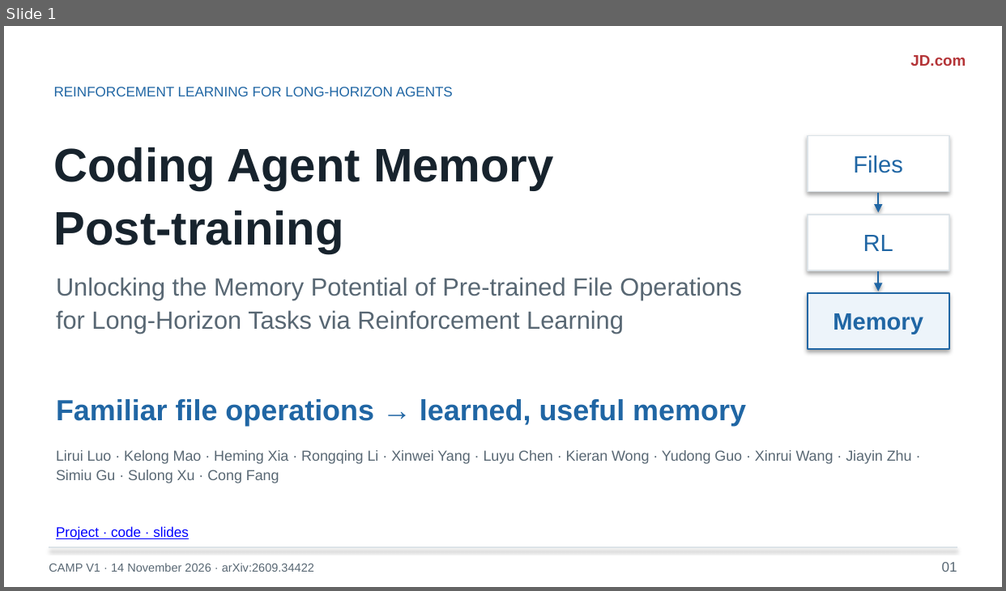
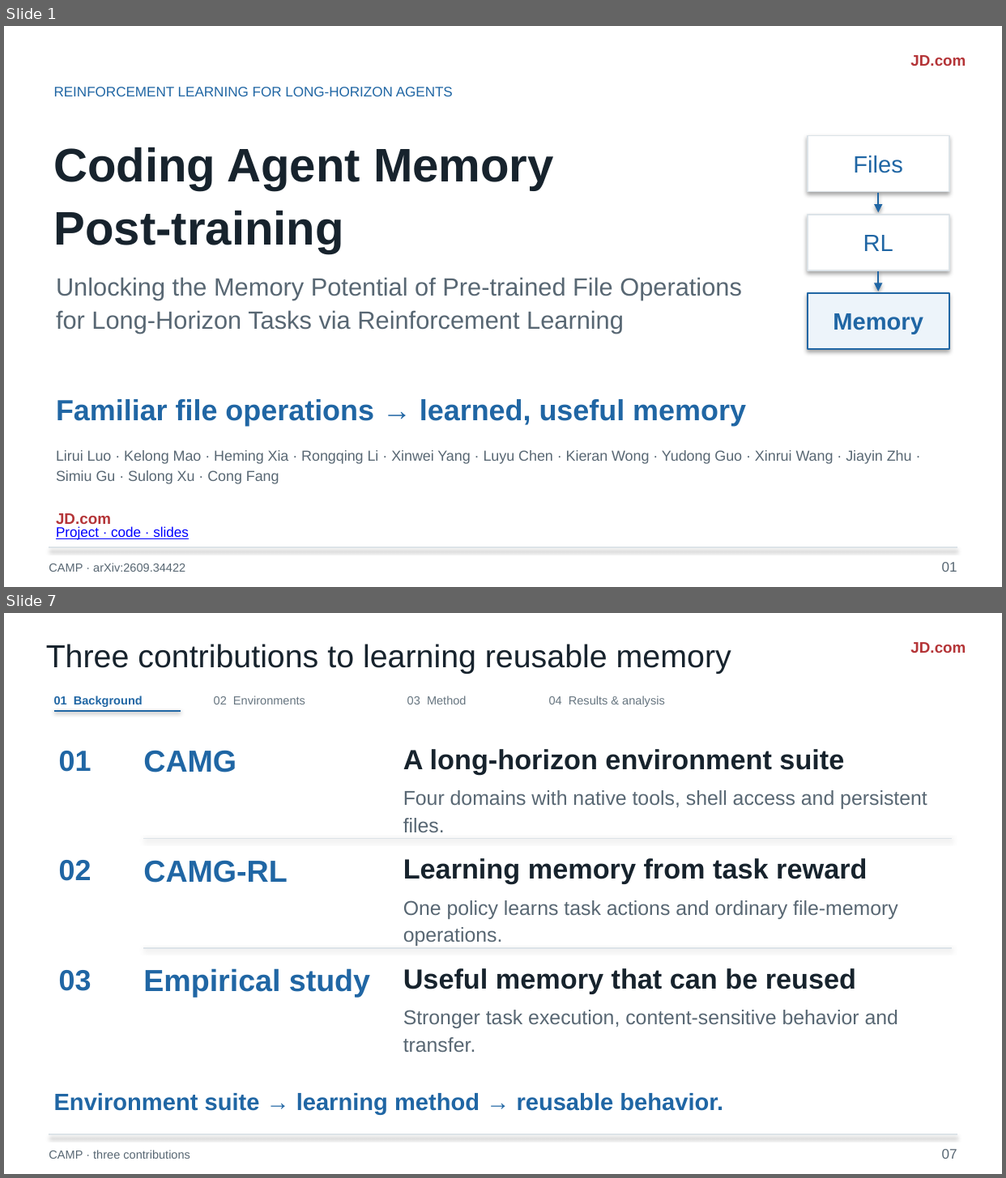
Before and after one commit to liruiluo/agentmemorygym, a slide deck: assets/slides/coding-agent-memory-post-training-slides.pptx. Shown one above the other, each under a label of ours: slide 1 before the commit, slides 1 and 7 after it; the slides between them are not shown. The pictures are 1006x591 and 1006x1178 pixels, drawn with LibreOffice and Linux fonts; fonts in the diff are those of the drawing. Boxes give left, top, right and bottom in pixels: in the first picture for what was removed or moved away, otherwise in the second. Text is boxed around its words. In the diff, an @@ line names an element or a change of style, - is before the commit and + after.

Commit message:
Build the CAMP talk around motivation, contributions and the research story

```diff
--- a/assets/slides/coding-agent-memory-post-training-slides.pptx
+++ b/assets/slides/coding-agent-memory-post-training-slides.pptx
@@ slide 7 added at <box>4,613,1002,1174</box>, background #FFFFFF @@
@@ text added at <box>46,644,731,673</box>, 23 pt, text #17232D @@
+Three contributions to learning reusable memory
@@ text added at <box>910,642,965,653</box>, 11 pt, text #B43437, bold @@
+JD.com
@@ text added at <box>54,696,143,707</box>, 8.5 pt, text #2066A4, bold @@
+01 Background
@@ text added at <box>214,696,305,705</box>, 8.5 pt, text #667580 @@
+02 Environments
@@ text added at <box>407,696,467,705</box>, 8.5 pt, text #667580 @@
+03 Method
@@ text added at <box>549,696,665,707</box>, 8.5 pt, text #667580 @@
+04 Results & analysis
@@ line added from (54, 711) to (181, 711), #2066A4 1.3 pt @@
@@ text added at <box>59,751,91,772</box>, 21 pt, text #2066A4, bold @@
+01
@@ text added at <box>143,750,236,773</box>, 22 pt, text #2066A4, bold @@
+CAMG
@@ text added at <box>403,749,844,774</box>, 20 pt, text #17232D, bold @@
+A long-horizon environment suite
@@ text added at <box>403,790,927,833</box>, 14.5 pt, text #586773 @@
+Four domains with native tools, shell access and persistent files.
@@ line added from (143, 838) to (952, 838), #DCE3E8 1 pt @@
@@ text added at <box>59,860,91,881</box>, 21 pt, text #2066A4, bold @@
+02
@@ text added at <box>143,860,287,883</box>, 22 pt, text #2066A4, bold @@
+CAMG-RL
@@ text added at <box>403,858,867,884</box>, 20 pt, text #17232D, bold @@
+Learning memory from task reward
@@ text added at <box>403,901,898,946</box>, 14.5 pt, text #586773 @@
+One policy learns task actions and ordinary file-memory operations.
@@ line added from (143, 948) to (952, 948), #DCE3E8 1 pt @@
@@ text added at <box>59,970,91,991</box>, 21 pt, text #2066A4, bold @@
+03
@@ text added at <box>143,969,370,998</box>, 22 pt, text #2066A4, bold @@
+Empirical study
@@ text added at <box>403,969,856,994</box>, 20 pt, text #17232D, bold @@
+Useful memory that can be reused
@@ text added at <box>403,1010,898,1052</box>, 14.5 pt, text #586773 @@
+Stronger task execution, content-sensitive behavior and transfer.
@@ text added at <box>54,1093,723,1114</box>, 17 pt, text #2066A4, bold @@
+Environment suite → learning method → reusable behavior.
@@ line added from (49, 1135) to (957, 1135), #DCE3E8 1 pt @@
@@ text added at <box>49,1150,190,1159</box>, 8.5 pt, text #586773 @@
+CAMP · three contributions
@@ text added at <box>942,1149,957,1159</box>, 10 pt, text #586773 @@
+07
@@ slide 1 changed as well @@
@@ text added at <box>56,514,111,527</box>, 11 pt, text #B43437, bold @@
+JD.com
@@ text at <box>49,563,185,572</box>: text changed @@
-CAMP V1 · 14 November 2026 · arXiv:2609.34422
+CAMP · arXiv:2609.34422
```
Also in this commit, not shown: 11 other slides changed, 4 other slides added, 4 slides removed, 17 other files.
